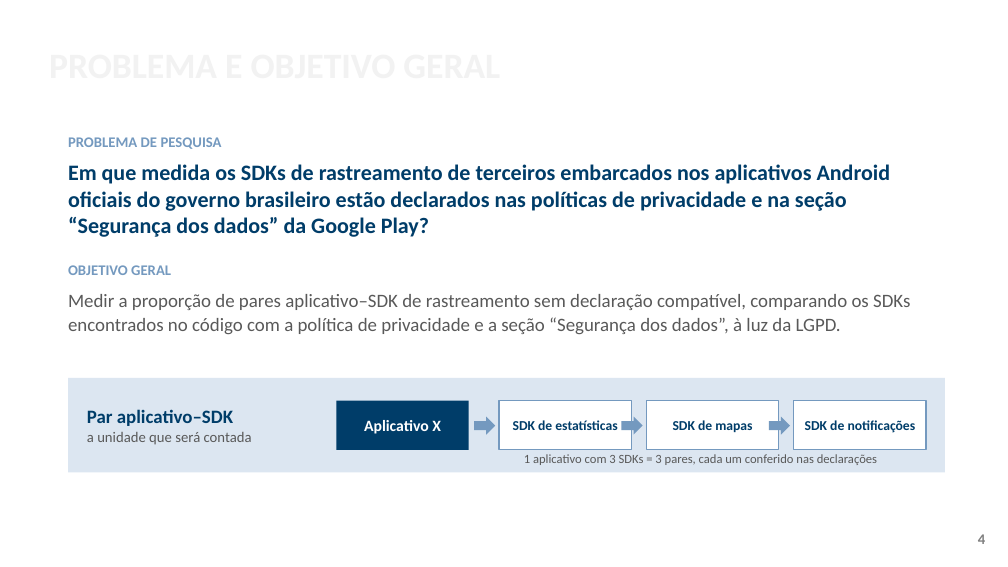
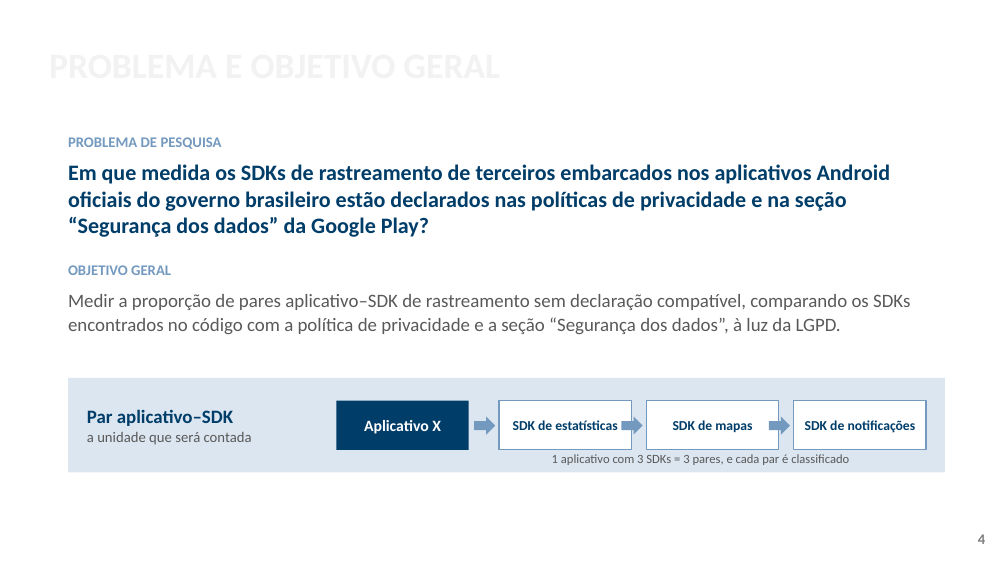
Before and after one commit to ClaudioAMF1/TCC, a slide deck: slide 4 of tcc/apresentacao/apresentacao-defesa-final.pptx. Drawn at 1008x567 pixels with LibreOffice and Linux fonts; fonts in the diff are those of the drawing; background and template pictures are left out. Boxes give left, top, right and bottom in pixels: in the first picture for what was removed or moved away, otherwise in the second. Text is boxed around its words. In the diff, an @@ line names an element or a change of style, - is before the commit and + after.

```diff
--- a/tcc/apresentacao/apresentacao-defesa-final.pptx
+++ b/tcc/apresentacao/apresentacao-defesa-final.pptx
@@ text at [552, 454, 849, 465]: text changed @@
-1 aplicativo com 3 SDKs = 3 pares, cada um conferido nas declarações
+1 aplicativo com 3 SDKs = 3 pares, e cada par é classificado
```
Also in this commit, not shown: 7 other slides changed, 7 other files.
